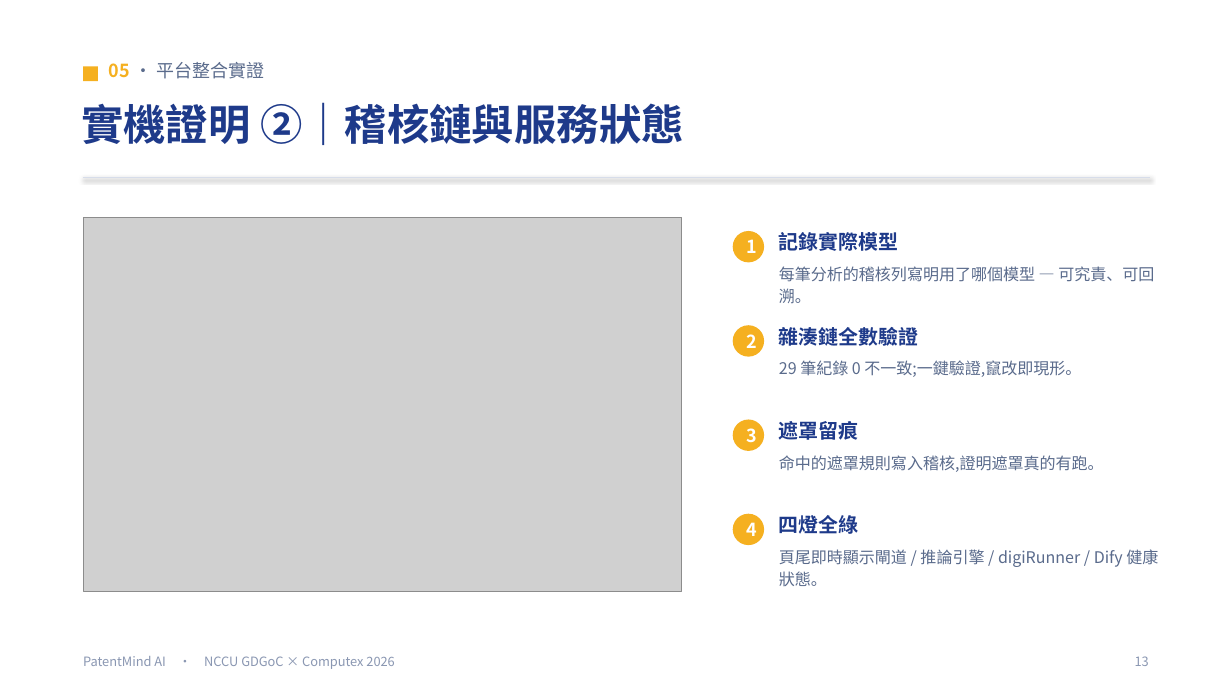
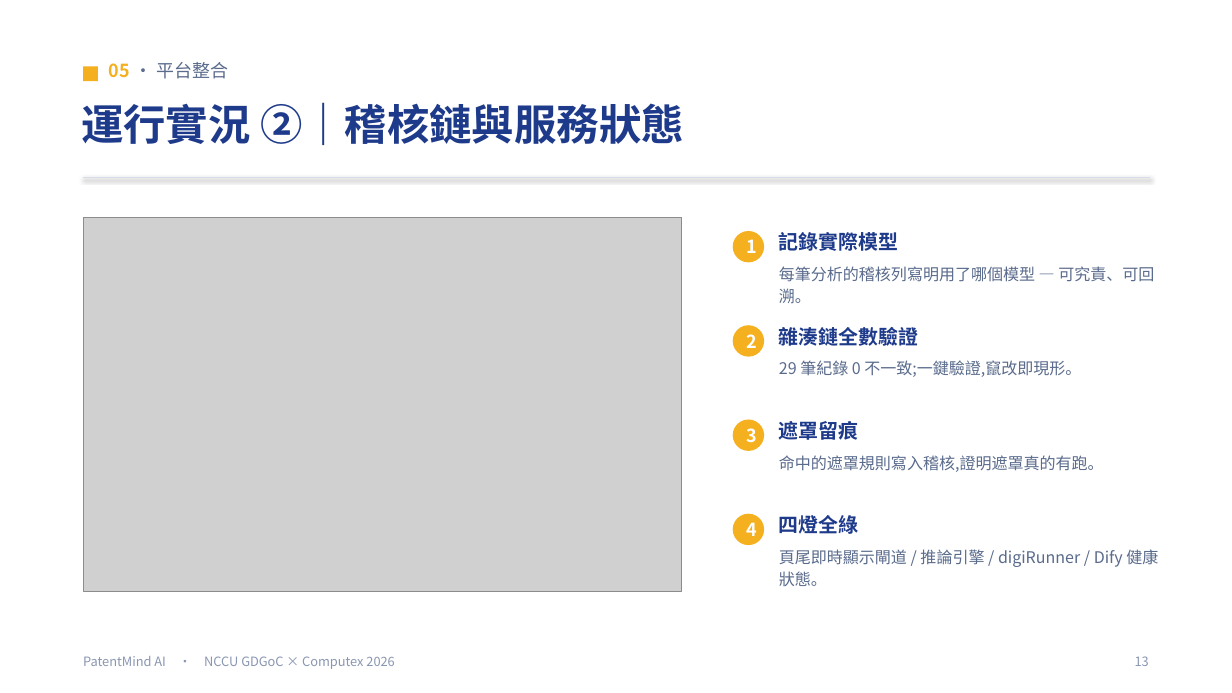
Before and after one commit to Adrian-Kao/shin-lee, a slide deck: slide 14 of presentation/PatentMind_簡報.pptx. Drawn at 1232x693 pixels with LibreOffice and Linux fonts; fonts in the diff are those of the drawing; grey boxes stand for pictures. Boxes give left, top, right and bottom in pixels: in the first picture for what was removed or moved away, otherwise in the second. Text is boxed around its words. In the diff, an @@ line names an element or a change of style, - is before the commit and + after.

```diff
--- a/presentation/PatentMind_簡報.pptx
+++ b/presentation/PatentMind_簡報.pptx
@@ text at bbox=[109, 62, 228, 79]: text changed @@
-05 · 平台整合實證
+05 · 平台整合
@@ text at bbox=[81, 102, 683, 145]: text changed @@
-實機證明 ②｜稽核鏈與服務狀態
+運行實況 ②｜稽核鏈與服務狀態
```
Also in this commit, not shown: 4 other slides changed, 6 other files.
